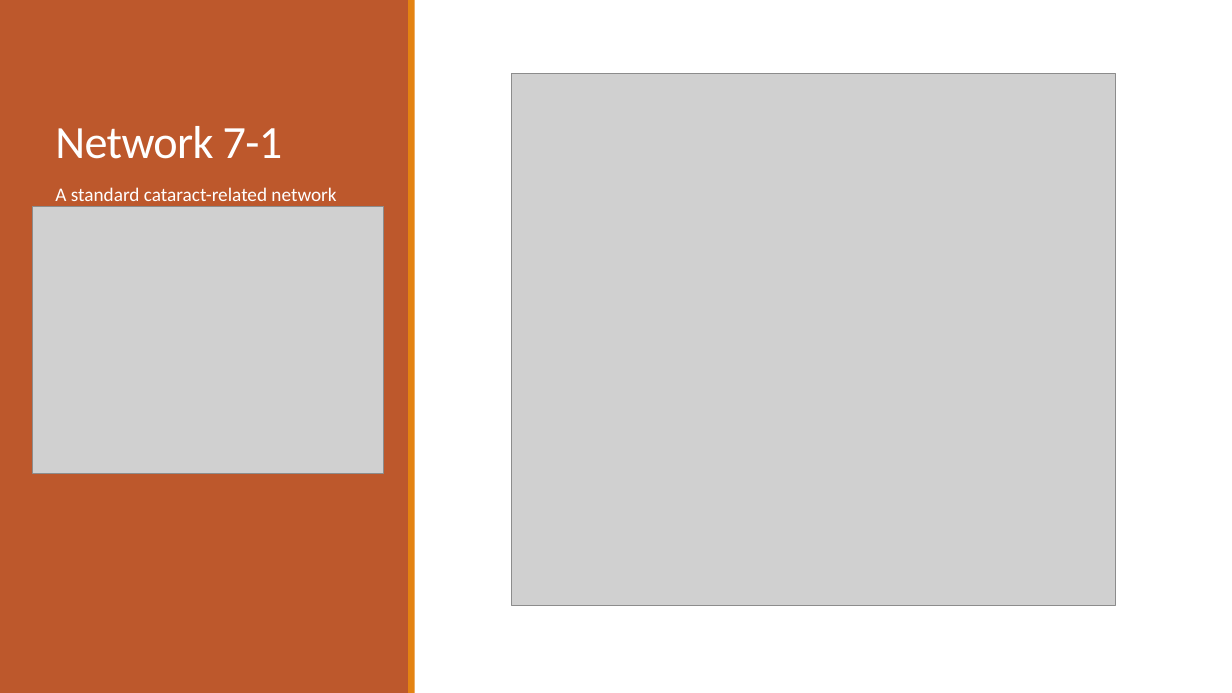
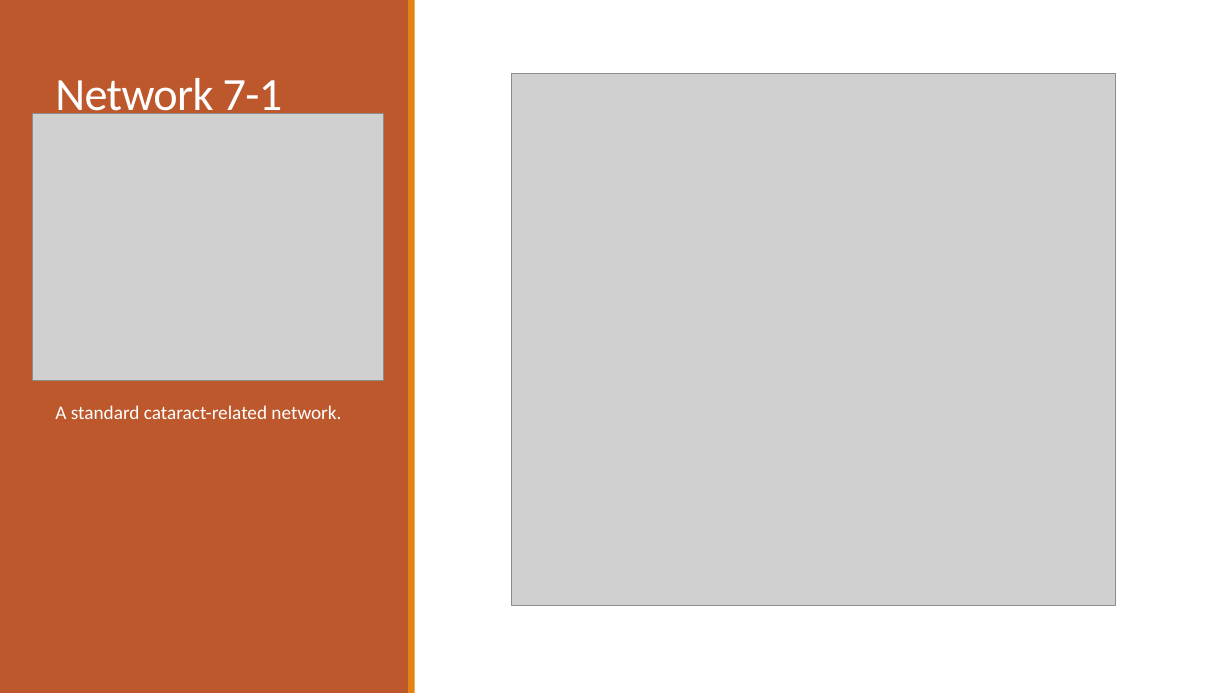
Before and after one commit to dyaom/REHS-2019, a slide deck: slide 12 of Cataract.pptx. Drawn at 1232x693 pixels with LibreOffice and Linux fonts; fonts in the diff are those of the drawing; grey boxes stand for pictures. Boxes give left, top, right and bottom in pixels: in the first picture for what was removed or moved away, otherwise in the second. Text is boxed around its words. In the diff, an @@ line names an element or a change of style, - is before the commit and + after.

```diff
--- a/Cataract.pptx
+++ b/Cataract.pptx
@@ title "Network 7-1" rewrapped from <box>55,126,283,159</box> to <box>55,78,283,122</box> @@
@@ picture: place and size @@
-picture at <box>32,206,384,473</box>
+picture at <box>32,114,384,381</box>
@@ text at <box>55,405,341,419</box>: text changed @@
-A standard cataract-related network
+A standard cataract-related network.
```
Also in this commit, not shown: 6 other slides changed, 1 slide added, 1 other file.
